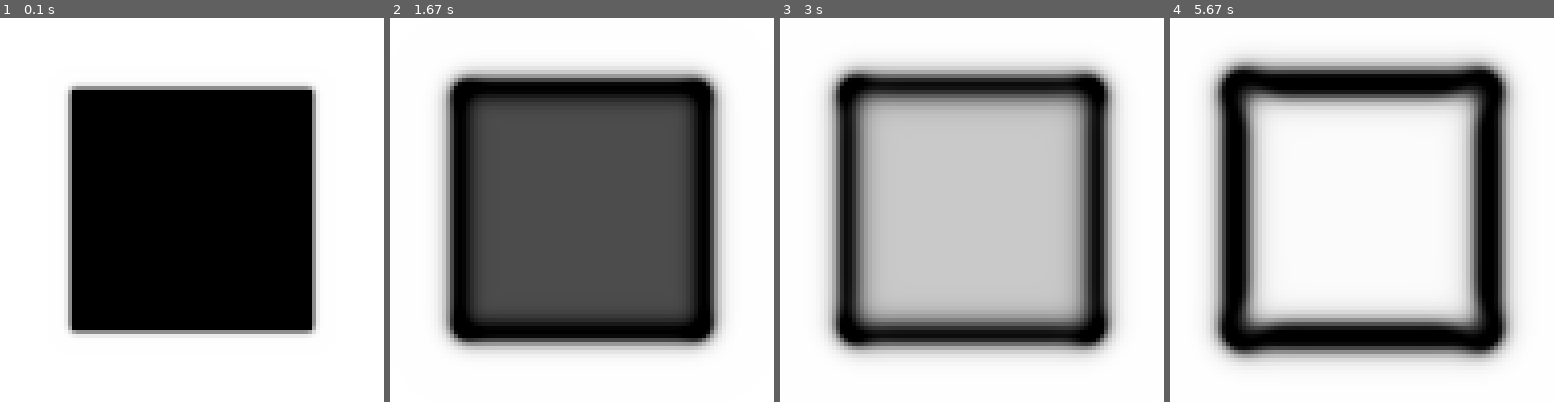
Above: before the commit, frames 1-4 (left to right).
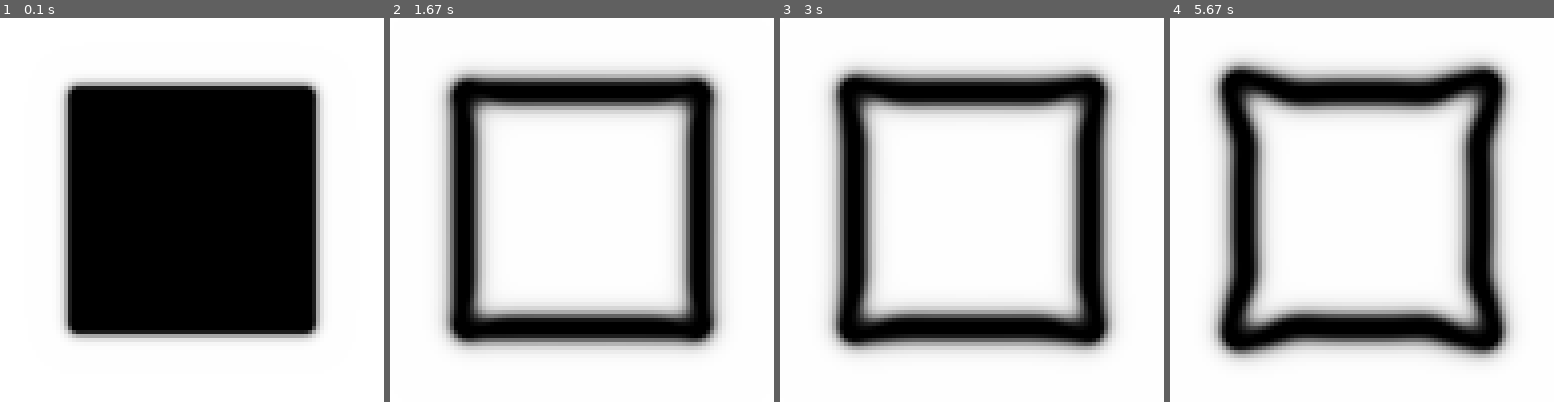
Above: after the commit, the same moments.

Repository: The-Real-DonaldTrump/ITMO_Turing
Game: pygame game, started from Turing/TustingGS.py
Same seed, same stepped clock (60 frames per second), same inputs: the game is played once before the commit and once after it.
Inputs:
- Up to frame 1 (0.1 s): no input
- Up to frame 2 (1.67 s): no input
- Up to frame 3 (3 s): no input
- Up to frame 4 (5.67 s): no input

The runs differ from the first frame. In frame 1, 7.7% of the frame differs, in the area x 15-85%, y 15-85%; in frame 2, 38%; in frame 3, 43%, in the area x 12-88%, y 12-88%; in frame 4, 25%.

Commit message:
Рабочий код для обнаружения стабильных состояний. Лучше ставить шаг 0,0001, но пк может быть больно

Diff:
--- a/Turing/TustingGS.py
+++ b/Turing/TustingGS.py
@@ -21,11 +21,11 @@
     parser.add_argument('--height', type=int,   default=512, help='grid height')
     parser.add_argument('--Du',     type=float, default=0.16, help='diffusion rate U')
     parser.add_argument('--Dv',     type=float, default=0.08, help='diffusion rate V')
-    parser.add_argument('--F',      type=float, default=0.035, help='feed rate')
-    parser.add_argument('--K',      type=float, default=0.060, help='kill rate')
+    parser.add_argument('--F',      type=float, default=0.0625, help='feed rate')
+    parser.add_argument('--K',      type=float, default=0.0625, help='kill rate')
     parser.add_argument('--dt',     type=float, default=1.0, help='time step')
     parser.add_argument('--scale',  type=int,   default=1,   help='pixel scale')
-    parser.add_argument('--fps',    type=int,   default=30,  help='frames per second')
+    parser.add_argument('--fps',    type=int,   default=100000,  help='frames per second')
     parser.add_argument('--steps', type=int, default=1, help='simulation steps per frame')
     args = parser.parse_args()
 
--- a/Turing/stability.py
+++ b/Turing/stability.py
@@ -1,84 +1,85 @@
 import numpy as np
-from scipy.optimize import fsolve
 import pandas as pd
 import matplotlib.pyplot as plt
 
-
-
 def compute_derivatives(u, v, F, k):
-    a = -v**2 - F             # ∂f1/∂u
-    b = -2 * u * v            # ∂f1/∂v
-    c = v**2                  # ∂f2/∂u
-    d = 2 * u * v - (F + k)   # ∂f2/∂v
+    a = -v**2 - F
+    b = -2 * u * v
+    c = v**2
+    d = 2 * u * v - (F + k)
     return a, b, c, d
 
 def compute_conditions(a, b, c, d):
     trace = a + d
     delta = a * d - b * c
     if delta <= 0 or a == 0:
-        return trace, delta, None, False
+        return None, False
     try:
         sqrt_delta = np.sqrt(delta)
         sqrt_term = np.sqrt(delta - a * d)
         D_cr = (2 * delta - a * d + 2 * sqrt_delta * sqrt_term) / (a ** 2)
         is_instability = (
-                (a + d < 0) and
-                (delta > 0) and
-                ((a < 0 and d > 0) or (a > 0 and d < 0)) and
-                (2 < D_cr)  # D (например, 2) должно быть больше D_cr
+            (a + d < 0) and
+            (delta > 0) and
+            ((a < 0 and d > 0) or (a > 0 and d < 0)) and
+            (2 > D_cr)
         )
+        return D_cr, is_instability
+    except:
+        return None, False
 
-        return trace, delta, D_cr, is_instability
-    except:
-        return trace, delta, None, False
+def solve_stationary(F, k):
+    A = -(F + k)
+    B = F
+    C = -F * (F + k)
+    D = B**2 - 4*A*C
+    if D < 0:
+        return None
+    sqrt_D = np.sqrt(D)
+    v1 = (-B + sqrt_D) / (2 * A)
+    v2 = (-B - sqrt_D) / (2 * A)
+    results = []
+    for v in [v1, v2]:
+        if v > 0:
+            u = (F + k) / v
+            results.append((u, v))
+    return results
 
-results = []
+# Диапазоны параметров
+k_values = np.arange(0.001, 0.081, 0.001)
+F_values = np.arange(0.001, 0.301, 0.001)
 
-k_values = np.arange(0.001, 0.101, 0.001)
-F_values = np.arange(0.001, 0.101, 0.001)
+stable_points = []
+unstable_points = []
 
 for k in k_values:
     for F in F_values:
-        def equation(v_array):
-            v = v_array[0]
-            if v == 0:
-                return [1e6]
-            u = (F + k) / v
-            return [-u * v**2 + F * (1 - u)]
+        pairs = solve_stationary(F, k)
+        if pairs is None:
+            continue
+        for u, v in pairs:
+            a, b, c, d = compute_derivatives(u, v, F, k)
+            D_cr, instability = compute_conditions(a, b, c, d)
+            if instability:
+                unstable_points.append((k, F))
+            else:
+                stable_points.append((k, F))
 
-        try:
-            v_initial = [0.1]
-            v_sol = fsolve(equation, v_initial)[0]
-            if np.abs(v_sol) > 1e-6:
-                v = v_sol
-                u = (F + k) / v
-                a, b, c, d = compute_derivatives(u, v, F, k)
-                trace, delta, D_cr, instability = compute_conditions(a, b, c, d)
-                results.append((k, F, u, v, a, b, c, d, trace, delta, D_cr, instability))
-        except Exception as e:
-            continue
+# Создание DataFrame только с F и k
+df_stable = pd.DataFrame(stable_points, columns=['k', 'F'])
+df_unstable = pd.DataFrame(unstable_points, columns=['k', 'F'])
 
-# Сохраняем таблицу
-df = pd.DataFrame(results, columns=[
-    'k', 'F', 'u', 'v', 'a', 'b', 'c', 'd',
-    'a_plus_d', 'delta', 'D_cr', 'instability'
-])
+# Сохранение CSV
+df_stable.to_csv("stable_cases.csv", index=False)
+df_unstable.to_csv("unstable_cases.csv", index=False)
 
-# Показываем только те строки, где выполняется неустойчивость
-unstable_df = df[df['instability'] == True]
-print(unstable_df.head())
-unstable_df.to_csv("unstable_cases.csv", index=False)
-
-
-
-# Строим график устойчивых случаев (instability == False)
-stable_df = df[df['instability'] == False]
-
+# Построение графика
 plt.figure(figsize=(8, 6))
-plt.scatter(stable_df['k'], stable_df['F'], color='green', s=10, label='устойчивые')
+plt.scatter(df_stable['k'], df_stable['F'], color='green', s=10, label='устойчивые')
+plt.scatter(df_unstable['k'], df_unstable['F'], color='red', s=10, label='неустойчивые')
 plt.xlabel('k')
 plt.ylabel('F')
-plt.title('Область устойчивости на плоскости (k, F)')
+plt.title('Область устойчивости и неустойчивости на плоскости (k, F)')
 plt.grid(True)
 plt.legend()
 plt.tight_layout()
